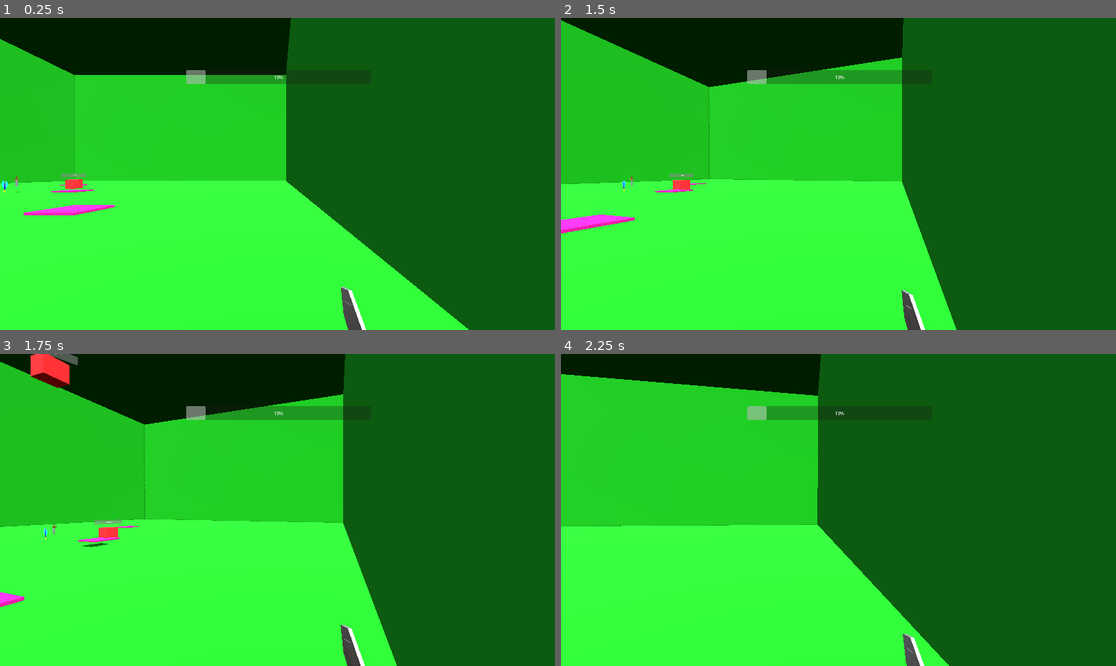
Above: before the commit, frames 1-4 (two rows, left to right).
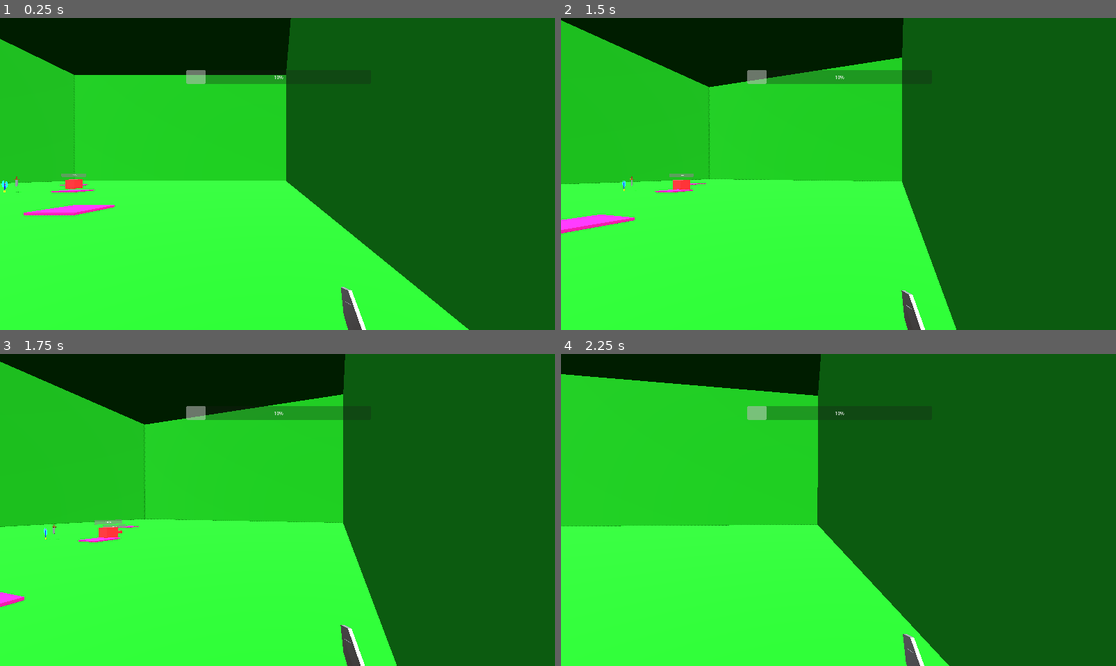
Above: after the commit, the same moments.

Repository: MrDragonMister/Raid_And_Rescue
Game: Godot game, scene res://scenes/world.tscn
Same seed, same stepped clock (60 frames per second), same inputs: the game is played once before the commit and once after it.
Inputs (mouse positions are in pixels of both pictures, inside the frame that each line leads up to):
- Up to frame 1 (0.25 s): no input
- Up to frame 2 (1.5 s): move the mouse to (866, 174) at 0.52 s; hold W (move_forwards) from 0.53 s (still down); click (866, 174) at 0.6 s; tap Space (jump) at 0.77 s; right-click (866, 174) at 0.8 s; move the mouse to (810, 174) at 1.27 s; right-click (810, 174) at 1.35 s
- Up to frame 3 (1.75 s): keep holding W (move_forwards); tap Space (jump) at 1.52 s; tap C (spawn enemy) at 1.55 s
- Up to frame 4 (2.25 s): keep holding W (move_forwards); move the mouse to (849, 503) at 2.02 s; tap C (spawn enemy) at 2.1 s

Frames 1-2 are identical in both runs. In frame 3, 0.8% of the frame differs, in the area x 5-23%, y 0-62%; in frame 4, nothing differs.
Error before the commit: Invalid access to property or key 'global_transform' on a base object of type 'null instance'. (res://scripts/enemy.gd:35)
Error after the commit: Invalid access to property or key 'enemy_spawnpos' on a base object of type 'null instance'. (res://scripts/enemy.gd:13)

Commit message:
cleaner code

Diff:
--- a/scripts/Player.gd
+++ b/scripts/Player.gd
@@ -1,5 +1,4 @@
 extends CharacterBody3D
-
 
 const SPEED = 5
 const JUMP_VELOCITY = 7
--- a/scripts/enemy.gd
+++ b/scripts/enemy.gd
@@ -6,12 +6,19 @@
 @onready var health_bar := $"SubViewport/Control/enemy_health_bar"
 @onready var nav: NavigationAgent3D = $NavigationAgent3D
 @onready var enemy_health_display := $health_display
+@onready var enemy_manager = %Enemy_manager
 
 func _ready():
 	health_bar.value = health
-	position = Global.enemy_spawnpos
+	print("enemy", enemy_manager.enemy_spawnpos)
+	position = enemy_manager.enemy_spawnpos
+
 
 func _process(delta: float) -> void:
+	"""
+	if nav.distance_to_target() <= 10:
+		print("attack")
+	"""
 	# Get the camera from the current viewport
 	var camera = get_viewport().get_camera_3d()
 	if camera:
@@ -31,25 +38,6 @@
 				health_bar.value = health
 				await get_tree().create_timer(0.01).timeout
 
-	var player = get_node("../Player")
-	var player_position = player.global_transform.origin
-	var enemy_position = global_transform.origin
-	var playerdir_to_enemy = player.direction_to(enemy)
-	var playerinput_dir: Vector2 = Input.get_vector("move_left", "move_right", "move_forwards", "move_backwards")
-	var playerdir: Vector3 = (player.transform.basis * Vector3(playerinput_dir.x, 0, playerinput_dir.y)).normalized()
-	if Input.is_action_just_pressed("attack"):
-		if enemy_position.distance_to(player_position) <= 3:
-			if playerdir_to_enemy.dot(playerdir):
-				for n in 10:
-					health = max(health - 1, health_bar.min_value)
-					health_bar.value = health
-					await get_tree().create_timer(0.01).timeout
-	if Input.is_action_just_pressed("interact"):
-		for n in 10:
-			health = min(health + 1, health_bar.max_value)
-			health_bar.value = health
-			await get_tree().create_timer(0.01).timeout
-
 func _physics_process(delta: float) -> void:
 	var direction = Vector3()
 	nav.target_position = Global.player_pos
--- a/scripts/enemy_manager.gd
+++ b/scripts/enemy_manager.gd
@@ -2,7 +2,10 @@
 
 @export var enemy_scene : PackedScene
 
-#@onready var spawn_pos = Vector3.ZERO
+var enemy_spawnpos = Vector3(10, 10, 10)
+
+func _init():
+	enemy_spawnpos = Vector3(0, 1, 0)
 
 # Called every frame. 'delta' is the elapsed time since the previous frame.
 func _process(delta: float) -> void:
@@ -11,5 +14,7 @@
 
 func spawn_enemy(pos):
 	var mob = enemy_scene.instantiate()
-	Global.set_enemy_spawnpos(pos)
+	print("manager a", enemy_spawnpos)
+	#enemy_spawnpos = pos
+	print("manager b", enemy_spawnpos)
 	add_child(mob)
--- a/scripts/global.gd
+++ b/scripts/global.gd
@@ -2,14 +2,9 @@
 
 @onready var target_pos = Vector3()
 @onready var player_pos = Vector3.ZERO
-@onready var enemy_spawnpos = Vector3(0, 1, 0)
-
 
 func set_target(new_target_pos):
 	target_pos = new_target_pos
 
 func set_player_pos(new_player_pos):
 	player_pos = new_player_pos
-
-func set_enemy_spawnpos(position):
-	enemy_spawnpos = position
